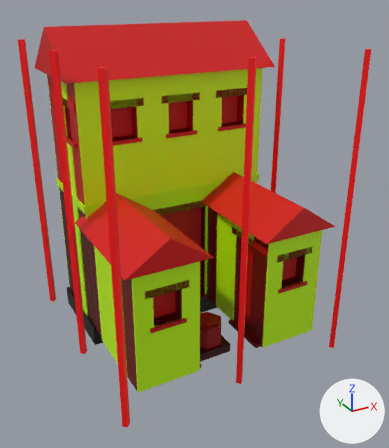
Two versions of the glTF model game/models/common_housing_6_lod1.glb, one commit apart.
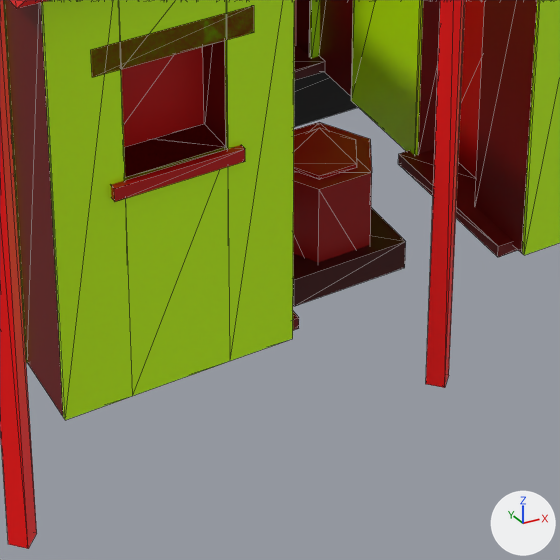
Each version is shown whole from a camera (50 mm lens) standing at (-0.98, -4.829, 2.894) and looking at (1.042, -1.152, 1.056), then close up on the part from 31% to 70% of the width and 62% to 96% of the height. The lights are fixed; the arrows at lower right show +X, +Y and +Z. The first two pictures are the older version. The close-ups show mesh edges as thin lines. Vertices at exactly the same position are counted once.

Objects in the first close-up: 'common_housing_6_lod1'.
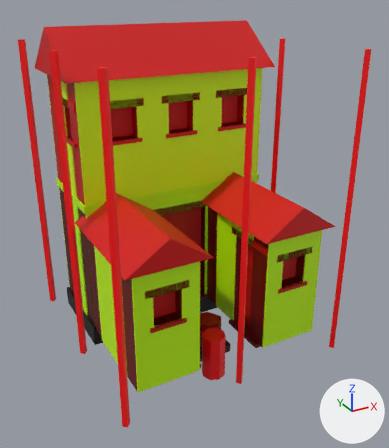
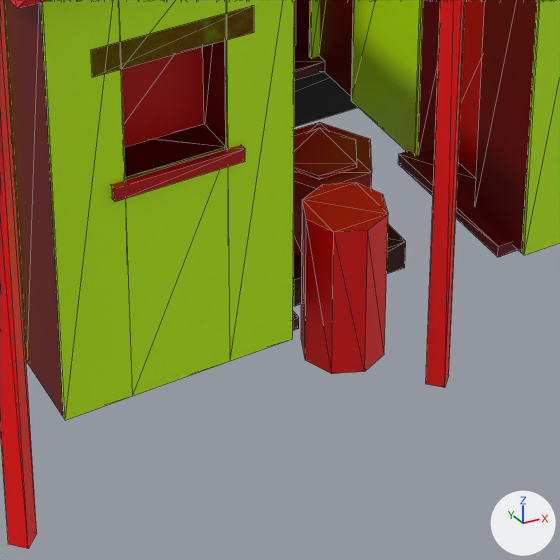
Location of each change, [x1, y1, x2, y2] in pixels of the close-ups (560 x 560 px):
part 1 of me_common_housing_6_lod1, added (red): after [301, 182, 388, 374]

The change, as a diff of the scene's bpy script:
```diff
--- a/game/models/common_housing_6_lod1.glb.py
+++ b/game/models/common_housing_6_lod1.glb.py
@@ me_common_housing_6_lod1 @@
 # used by ob_common_housing_6_lod1; location = (0.0, 0.0, 0.0)
-me_common_housing_6_lod1.from_pydata(...)  # 896 vertices, 1814 faces; spans x 0.0..2.0, y -2.0..0.0, z 0.0..2.62
+me_common_housing_6_lod1.from_pydata(...)  # 912 vertices, 1842 faces; spans x 0.0..2.0, y -2.0..0.0, z 0.0..2.62
+# me_common_housing_6_lod1 part 1: a new loose piece, an 8-sided cylinder along z spanning x 0.78..0.97, y -1.87..-1.68, z 0.0..0.37, in mat_defaultmaterial
 me_common_housing_6_lod1.materials.append(mat_defaultmaterial)
```
